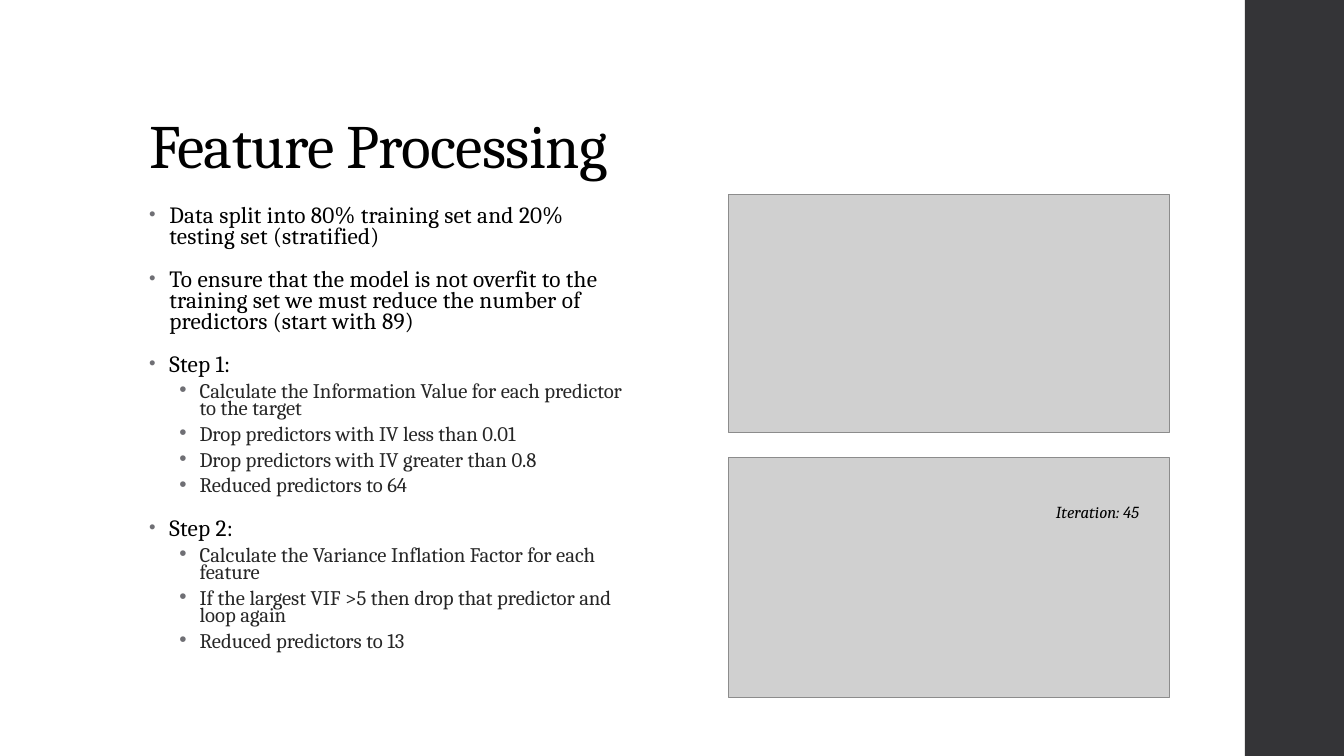
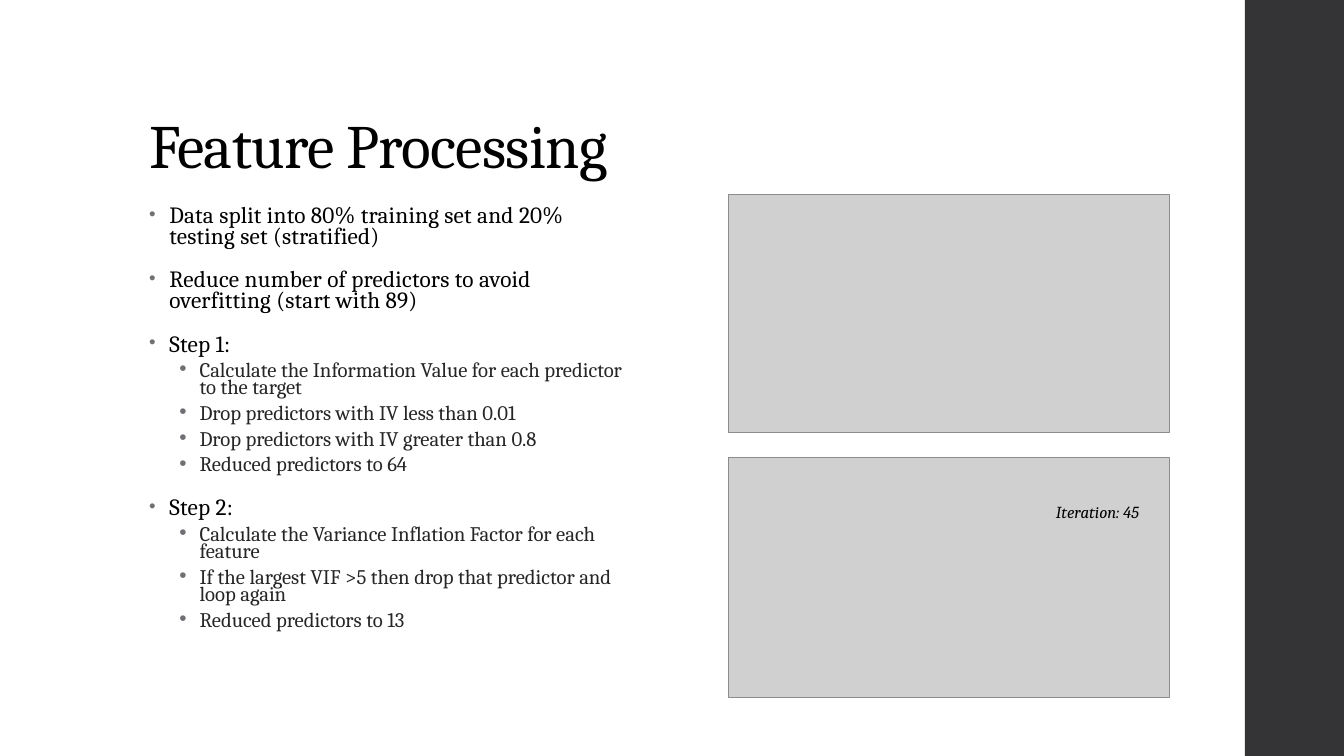
Before and after one commit to b-c-murphy/Springboard-Capstone-2, a slide deck: slide 9 of Capstone 2 WNV.pptx. Drawn at 1344x756 pixels with LibreOffice and Linux fonts; fonts in the diff are those of the drawing; grey boxes stand for pictures. Boxes give left, top, right and bottom in pixels: in the first picture for what was removed or moved away, otherwise in the second. Text is boxed around its words. In the diff, an @@ line names an element or a change of style, - is before the commit and + after.

```diff
--- a/Capstone 2 WNV.pptx
+++ b/Capstone 2 WNV.pptx
@@ text at <box>169,270,530,313</box>: text changed @@
-• To ensure that the model is not overfit to the training set we must reduce the number of predictors (start with 89)
+• Reduce number of predictors to avoid overfitting (start with 89)
```
Also in this commit, not shown: 2 other slides changed.
